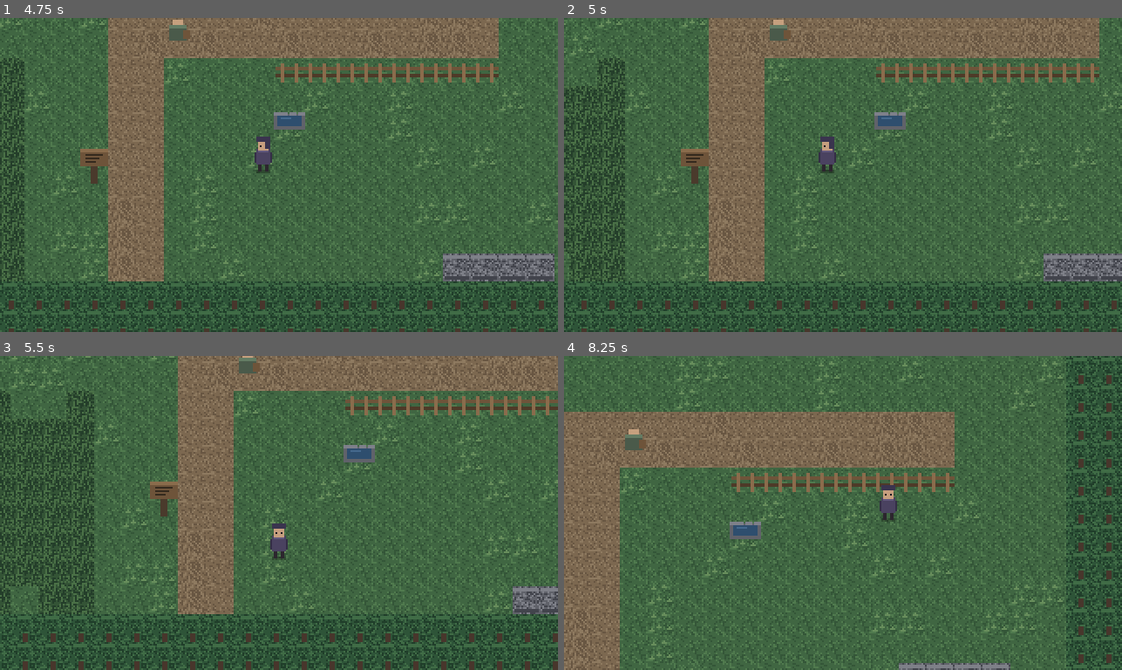
Above: before the commit, frames 1-4 (two rows, left to right).
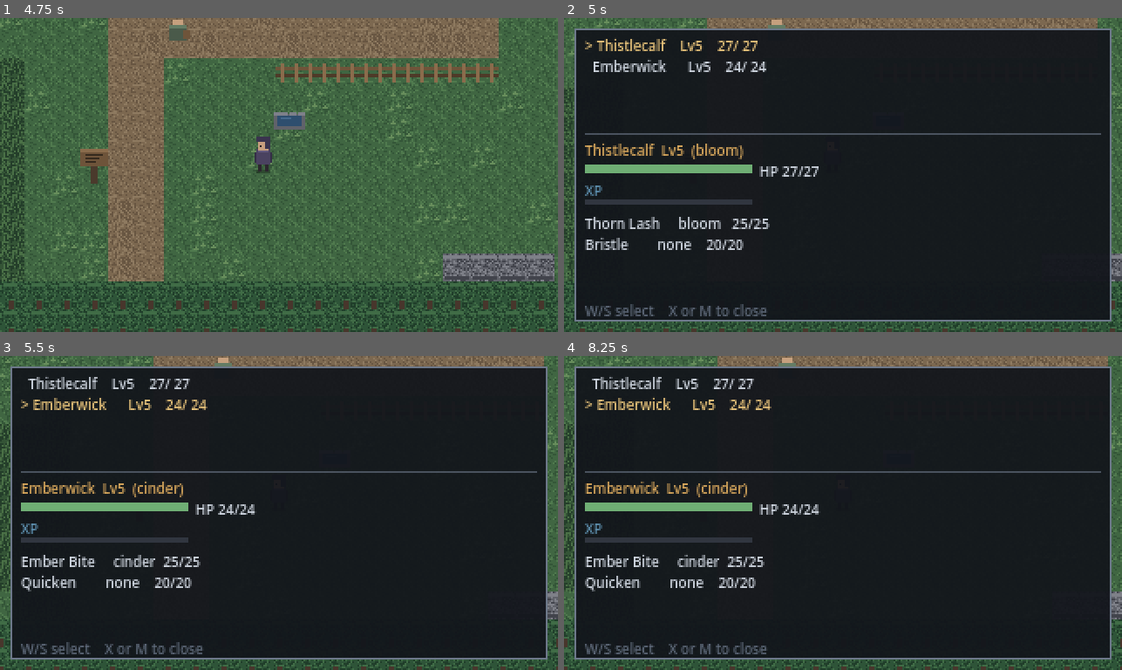
Above: after the commit, the same moments.

Repository: ducetruce/game
Game: Godot game, scene res://scenes/overworld/overworld.tscn
Same seed, same stepped clock (60 frames per second), same inputs: the game is played once before the commit and once after it.
Inputs:
- Up to frame 1 (4.75 s): tap Enter at 0.5 s; hold D (move_right) 0.53-1.28 s; tap Z (interact) at 0.6, 1.35, 2.3, 2.85, 3.6, 4.55 s; hold S (move_down) 1.28-2.03 s; tap Space at 2 s; hold D (move_right) 2.03-2.78 s; hold Shift (run) 2.03-2.78 s; hold W (move_up) 2.78-3.53 s; hold A (move_left) from 3.53 s (still down); tap X (cancel) at 4.15 s; tap Shift (run) at 4.35 s
- Up to frame 2 (5 s): keep holding A (move_left); tap M (menu, bound only after the commit) at 4.9 s
- Up to frame 3 (5.5 s): release A (move_left) at 5.03 s; hold S (move_down) from 5.03 s (still down); tap Z (interact) at 5.1 s
- Up to frame 4 (8.25 s): release S (move_down) at 5.78 s; hold D (move_right) 5.78-6.53 s; tap Z (interact) at 5.85, 6.8, 7.35, 8.1 s; hold W (move_up) 6.53-7.28 s; hold Shift (run) 6.53-7.28 s; hold D (move_right) 7.28-8.03 s; hold S (move_down) from 8.03 s (still down)

Frame 1 is identical in both runs. In frame 2, 91% of the frame differs, in the area x 0-100%, y 0-100%; in frame 3, 92%; in frame 4, 96%.

Commit message:
Add a party screen, and catch the same debounce bug before it shipped
The first real playtest found the overworld had zero visibility into the
party outside of battle -- no nicknames, HP, levels, or moves. PartyMenu
(M / Tab to open) is a read-only viewer: roster on top with HP at a
glance, detail panel below for the selected creature (HP bar, XP progress
toward next level, move list with remaining uses). Deliberately not an
editor -- no reordering, no releasing, no forgetting moves. Those need
their own confirmation flows and a reason to exist first.

Building it reproduced the exact debounce bug fixed for the signpost in
the previous commit, in a new place: PartyMenu closes via the same `menu`
key that opens it, and with nothing suppressing the next press, mashing
`menu` never actually closed it -- confirmed with the same kind of
mash-simulation test that caught the original. Same fix, same shape: a
brief lock (Overworld._menu_lock, mirroring Player.lock_interact()) armed
whenever _on_ui_closed() fires, regardless of which menu or which action
closed it. Verified both a mash is swallowed and a deliberate press right
after the lock expires still works normally.

Recorded as a named bug class in docs/DESIGN.md section 15 rather than
just a second unrelated fix: any menu closable by the same action that
opens it, or opened from wherever another menu's close leaves the player
standing, needs this same lock. Both existing instances already have it;
worth checking for on the next one.

Verified with the real binary as usual: clean --import, the overworld
boots with zero errors, data validator passes, and the roster/detail
panels were screenshotted with a damaged creature and partial XP to
confirm the HP and XP bars actually render at partial width, not just at
the trivial 0%/100% case a fresh save would show.

Co-Authored-By: Claude Sonnet 5 <noreply@anthropic.com>
Claude-Session: https://claude.ai/code/session_01KqDWnzjoFFAM1KXhCF3S2g

Diff:
--- a/project.godot
+++ b/project.godot
@@ -92,3 +92,9 @@
 "events": [Object(InputEventKey,"resource_local_to_scene":false,"resource_name":"","device":-1,"window_id":0,"alt_press …(195 unchanged characters)…
 ]
 }
+menu={
+"deadzone": 0.2,
+"events": [Object(InputEventKey,"resource_local_to_scene":false,"resource_name":"","device":-1,"window_id":0,"alt_pressed":false,"shift_pressed":false,"ctrl_pressed":false,"meta_pressed":false,"pressed":false,"keycode":0,"physical_keycode":77,"key_label":0,"unicode":0,"location":0,"echo":false,"script":null)
+, Object(InputEventKey,"resource_local_to_scene":false,"resource_name":"","device":-1,"window_id":0,"alt_pressed":false,"shift_pressed":false,"ctrl_pressed":false,"meta_pressed":false,"pressed":false,"keycode":0,"physical_keycode":4194306,"key_label":0,"unicode":0,"location":0,"echo":false,"script":null)
+]
+}
--- a/scenes/overworld/overworld.tscn
+++ b/scenes/overworld/overworld.tscn
@@ -1,10 +1,11 @@
-[gd_scene load_steps=6 format=3]
+[gd_scene load_steps=7 format=3]
 
 [ext_resource type="Script" path="res://src/overworld/overworld.gd" id="1_overworld"]
 [ext_resource type="PackedScene" path="res://scenes/overworld/maps/hollow_clearing.tscn" id="2_map"]
 [ext_resource type="PackedScene" path="res://scenes/overworld/player.tscn" id="3_player"]
 [ext_resource type="PackedScene" path="res://scenes/ui/dialogue_box.tscn" id="4_dialogue"]
 [ext_resource type="PackedScene" path="res://scenes/ui/shop_menu.tscn" id="5_shop"]
+[ext_resource type="PackedScene" path="res://scenes/ui/party_menu.tscn" id="6_party"]
 
 [node name="Overworld" type="Node2D"]
 script = ExtResource("1_overworld")
@@ -16,6 +17,8 @@
 [node name="DialogueBox" parent="." instance=ExtResource("4_dialogue")]
 
 [node name="ShopMenu" parent="." instance=ExtResource("5_shop")]
+
+[node name="PartyMenu" parent="." instance=ExtResource("6_party")]
 
 [node name="BattleLayer" type="CanvasLayer" parent="."]
 layer = 2
--- /dev/null
+++ b/scenes/ui/party_menu.tscn
@@ -0,0 +1,108 @@
+[gd_scene load_steps=3 format=3]
+
+[ext_resource type="Script" path="res://src/ui/party_menu.gd" id="1_party"]
+
+[sub_resource type="StyleBoxFlat" id="StyleBoxFlat_box"]
+bg_color = Color(0.0705882, 0.0823529, 0.105882, 0.94)
+border_width_left = 1
+border_width_top = 1
+border_width_right = 1
+border_width_bottom = 1
+border_color = Color(0.427451, 0.470588, 0.541176, 1)
+
+[node name="PartyMenu" type="CanvasLayer"]
+script = ExtResource("1_party")
+
+[node name="Panel" type="Panel" parent="."]
+offset_left = 6.0
+offset_top = 6.0
+offset_right = 314.0
+offset_bottom = 174.0
+theme_override_styles/panel = SubResource("StyleBoxFlat_box")
+
+[node name="Roster" type="RichTextLabel" parent="Panel"]
+offset_left = 6.0
+offset_top = 4.0
+offset_right = 302.0
+offset_bottom = 58.0
+bbcode_enabled = true
+scroll_active = false
+theme_override_font_sizes/normal_font_size = 8
+
+[node name="Separator" type="ColorRect" parent="Panel"]
+offset_left = 6.0
+offset_top = 60.0
+offset_right = 302.0
+offset_bottom = 61.0
+color = Color(0.427451, 0.470588, 0.541176, 0.6)
+
+[node name="DetailName" type="Label" parent="Panel"]
+offset_left = 6.0
+offset_top = 64.0
+offset_right = 302.0
+offset_bottom = 75.0
+theme_override_colors/font_color = Color(0.85098, 0.658824, 0.360784, 1)
+theme_override_font_sizes/font_size = 8
+
+[node name="HpBack" type="ColorRect" parent="Panel"]
+offset_left = 6.0
+offset_top = 78.0
+offset_right = 102.0
+offset_bottom = 83.0
+color = Color(0.192157, 0.211765, 0.25, 1)
+
+[node name="HpFill" type="ColorRect" parent="Panel"]
+offset_left = 6.0
+offset_top = 78.0
+offset_right = 6.0
+offset_bottom = 83.0
+color = Color(0.435294, 0.682353, 0.454902, 1)
+
+[node name="HpText" type="Label" parent="Panel"]
+offset_left = 106.0
+offset_top = 76.0
+offset_right = 200.0
+offset_bottom = 87.0
+theme_override_colors/font_color = Color(0.811765, 0.839216, 0.878431, 1)
+theme_override_font_sizes/font_size = 8
+
+[node name="XpLabel" type="Label" parent="Panel"]
+offset_left = 6.0
+offset_top = 87.0
+offset_right = 40.0
+offset_bottom = 98.0
+theme_override_colors/font_color = Color(0.364706, 0.560784, 0.682353, 1)
+theme_override_font_sizes/font_size = 8
+text = "XP"
+
+[node name="XpBack" type="ColorRect" parent="Panel"]
+offset_left = 6.0
+offset_top = 98.0
+offset_right = 102.0
+offset_bottom = 101.0
+color = Color(0.192157, 0.211765, 0.25, 1)
+
+[node name="XpFill" type="ColorRect" parent="Panel"]
+offset_left = 6.0
+offset_top = 98.0
+offset_right = 6.0
+offset_bottom = 101.0
+color = Color(0.364706, 0.560784, 0.682353, 1)
+
+[node name="Moves" type="RichTextLabel" parent="Panel"]
+offset_left = 6.0
+offset_top = 106.0
+offset_right = 302.0
+offset_bottom = 154.0
+bbcode_enabled = true
+scroll_active = false
+theme_override_font_sizes/normal_font_size = 8
+
+[node name="Footer" type="RichTextLabel" parent="Panel"]
+offset_left = 6.0
+offset_top = 156.0
+offset_right = 302.0
+offset_bottom = 166.0
+bbcode_enabled = true
+scroll_active = false
+theme_override_font_sizes/normal_font_size = 8
--- a/src/overworld/overworld.gd
+++ b/src/overworld/overworld.gd
@@ -10,10 +10,17 @@
 const BATTLE_SCENE := preload("res://scenes/battle/battle.tscn")
 const FADE_SECONDS := 0.28
 
+## Same debounce problem as Player's interact lock, same fix: closing the
+## party menu via the "menu" key is itself a "menu" press, and with nothing
+## to suppress it, mashing the key never lets the menu close -- it reopens on
+## the very next press, every time. See Player.lock_interact().
+const MENU_LOCK_SECONDS := 0.3
+
 @onready var _map: GameMap = $Map
 @onready var _player: Player = $Player
 @onready var _dialogue: DialogueBox = $DialogueBox
 @onready var _shop: Node = $ShopMenu
+@onready var _party_menu: Node = $PartyMenu
 @onready var _camera: Camera2D = $Player/Camera
 @onready var _battle_layer: CanvasLayer = $BattleLayer
 @onready var _fade: ColorRect = $FadeLayer/Fade
@@ -29,6 +36,8 @@
 ## of the one already fading in.
 var _busy := false
 
+var _menu_lock := 0.0
+
 
 func _ready() -> void:
 	_rng.randomize()
@@ -38,6 +47,8 @@
 	_map.shop_requested.connect(_shop.open_with)
 	_shop.opened.connect(_on_ui_opened)
 	_shop.closed.connect(_on_ui_closed)
+	_party_menu.opened.connect(_on_ui_opened)
+	_party_menu.closed.connect(_on_ui_closed)
 	_map.checkpoint_reached.connect(_autosave)
 
 	_player.global_position = _resolve_start_position()
@@ -76,10 +87,16 @@
 		get_tree().quit()
 
 
-func _physics_process(_delta: float) -> void:
+func _physics_process(delta: float) -> void:
+	_menu_lock = maxf(0.0, _menu_lock - delta)
+
 	if _busy or _battle != null or not _player.input_enabled:
 		# Keep the anchor current so pausing does not bank distance.
 		_last_position = _player.global_position
+		return
+
+	if _menu_lock <= 0.0 and Input.is_action_just_pressed("menu"):
+		_party_menu.open_menu()
 		return
 
 	var moved := _player.global_position.distance_to(_last_position)
@@ -165,10 +182,12 @@
 
 
 func _on_ui_closed() -> void:
-	# Dialogue and the shop menu only ever open while the overworld owns
-	# input, so it is safe to hand it straight back. Locked briefly so the
-	# closing press -- or a mashed one right behind it -- cannot immediately
-	# reopen whatever the player is still standing in front of.
+	# Dialogue, the shop, and the party menu only ever open while the
+	# overworld owns input, so it is safe to hand it straight back. Both
+	# locks are armed regardless of which action actually closed things --
+	# cheap, and it covers every case uniformly rather than tracking which
+	# key triggered which close.
 	_player.input_enabled = true
 	_player.lock_interact()
+	_menu_lock = MENU_LOCK_SECONDS
 	_last_position = _player.global_position
--- /dev/null
+++ b/src/ui/party_menu.gd
@@ -0,0 +1,136 @@
+extends CanvasLayer
+## A read-only look at the player's party: who's in it, how hurt they are,
+## and what they know. Opened from the overworld with the `menu` action.
+##
+## Deliberately a viewer only, not an editor -- no reordering, no releasing,
+## no move-forgetting. Those need their own confirmation flows and belong in
+## a later pass once there's a reason to need them (see docs/DESIGN.md).
+
+signal opened
+signal closed
+
+const COLOR_TEXT := "cfd6e0"
+const COLOR_DIM := "5d6878"
+const COLOR_SELECTED := "e8c37a"
+const COLOR_FAINTED := "8a5a5a"
+const COLOR_XP := "6d8fae"
+
+const HP_BAR_WIDTH := 96.0
+const HP_GOOD := Color("6fae74")
+const HP_WARN := Color("d2b45c")
+const HP_LOW := Color("c4614f")
+const XP_BAR_WIDTH := 96.0
+
+var _cursor := 0
+
+@onready var _panel: Panel = $Panel
+@onready var _roster: RichTextLabel = $Panel/Roster
+@onready var _name_label: Label = $Panel/DetailName
+@onready var _hp_fill: ColorRect = $Panel/HpFill
+@onready var _hp_text: Label = $Panel/HpText
+@onready var _xp_fill: ColorRect = $Panel/XpFill
+@onready var _moves: RichTextLabel = $Panel/Moves
+@onready var _footer: RichTextLabel = $Panel/Footer
+
+
+func _ready() -> void:
+	_panel.hide()
+	set_process_unhandled_input(false)
+	_footer.text = "[color=#%s]W/S select    X or M to close[/color]" % COLOR_DIM
+
+
+func is_open() -> bool:
+	return _panel.visible
+
+
+func open_menu() -> void:
+	if is_open() or not Party.has_any():
+		return
+	_cursor = 0
+	_panel.show()
+	_refresh()
+	set_process_unhandled_input(true)
+	opened.emit()
+
+
+func _unhandled_input(event: InputEvent) -> void:
+	if not event.is_pressed() or event.is_echo():
+		return
+	if event.is_action("move_down"):
+		_cursor = wrapi(_cursor + 1, 0, Party.size())
+		_refresh()
+	elif event.is_action("move_up"):
+		_cursor = wrapi(_cursor - 1, 0, Party.size())
+		_refresh()
+	elif event.is_action("cancel") or event.is_action("menu"):
+		_close()
+	else:
+		return
+	get_viewport().set_input_as_handled()
+
+
+func _refresh() -> void:
+	var rows := PackedStringArray()
+	for i in Party.size():
+		var creature := Party.members[i]
+		var colour := COLOR_SELECTED if i == _cursor else (
+			COLOR_FAINTED if creature.is_fainted() else COLOR_TEXT
+		)
+		rows.append("[color=#%s]%s %-14s Lv%-3d %3d/%3d[/color]" % [
+			colour, ">" if i == _cursor else " ", creature.display_name(),
+			creature.level, creature.current_hp, creature.max_hp(),
+		])
+	_roster.text = "\n".join(rows)
+
+	if _cursor >= Party.size():
+		return
+	var shown := Party.members[_cursor]
+	_render_detail(shown)
+
+
+func _render_detail(creature: Creature) -> void:
+	var species := creature.species()
+	var types := " / ".join(Array(creature.types())) if species != null else "?"
+	_name_label.text = "%s  Lv%d  (%s)" % [creature.display_name(), creature.level, types]
+
+	var hp_ratio := 0.0 if creature.max_hp() <= 0 else float(creature.current_hp) / float(creature.max_hp())
+	_hp_fill.size.x = maxf(0.0, HP_BAR_WIDTH * hp_ratio)
+	_hp_fill.color = HP_GOOD if hp_ratio > 0.5 else (HP_WARN if hp_ratio > 0.2 else HP_LOW)
+	_hp_text.text = "HP %d/%d" % [creature.current_hp, creature.max_hp()]
+
+	_xp_fill.size.x = maxf(0.0, XP_BAR_WIDTH * _level_progress(creature))
+
+	var rows := PackedStringArray()
+	for i in creature.moves.size():
+		var move := Content.get_move(creature.moves[i])
+		if move == null:
+			continue
+		var uses := creature.move_uses[i] if i < creature.move_uses.size() else 0
+		var spent := uses <= 0
+		var colour := COLOR_FAINTED if spent else COLOR_TEXT
+		rows.append("[color=#%s]%-14s %-7s %2d/%-2d[/color]" % [
+			colour, move.display_name, move.type, uses, move.uses,
+		])
+	if rows.is_empty():
+		rows.append("[color=#%s]knows nothing[/color]" % COLOR_DIM)
+	_moves.text = "\n".join(rows)
+
+
+## How far into the current level the creature's experience sits, 0-1. At the
+## level cap this reads as full rather than divide-by-zero empty.
+func _level_progress(creature: Creature) -> float:
+	if creature.level >= SpeciesData.MAX_LEVEL:
+		return 1.0
+	var floor_xp := Creature.experience_for_level(creature.level)
+	var ceil_xp := Creature.experience_for_level(creature.level + 1)
+	var span := ceil_xp - floor_xp
+	if span <= 0:
+		return 1.0
+	return clampf(float(creature.experience - floor_xp) / float(span), 0.0, 1.0)
+
+
+func _close() -> void:
+	_panel.hide()
+	set_process_unhandled_input(false)
+	await get_tree().physics_frame
+	closed.emit()
Not shown, changed: README.md
Not shown, changed: docs/DESIGN.md
